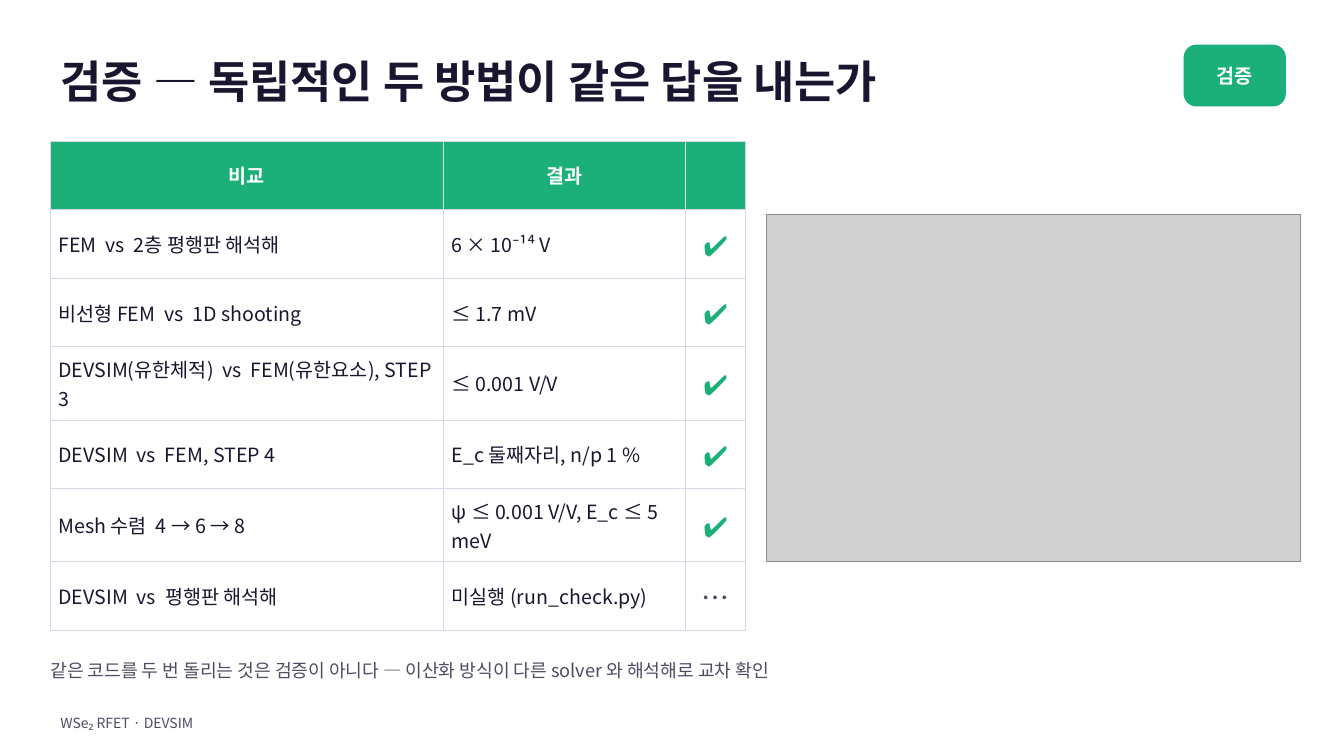
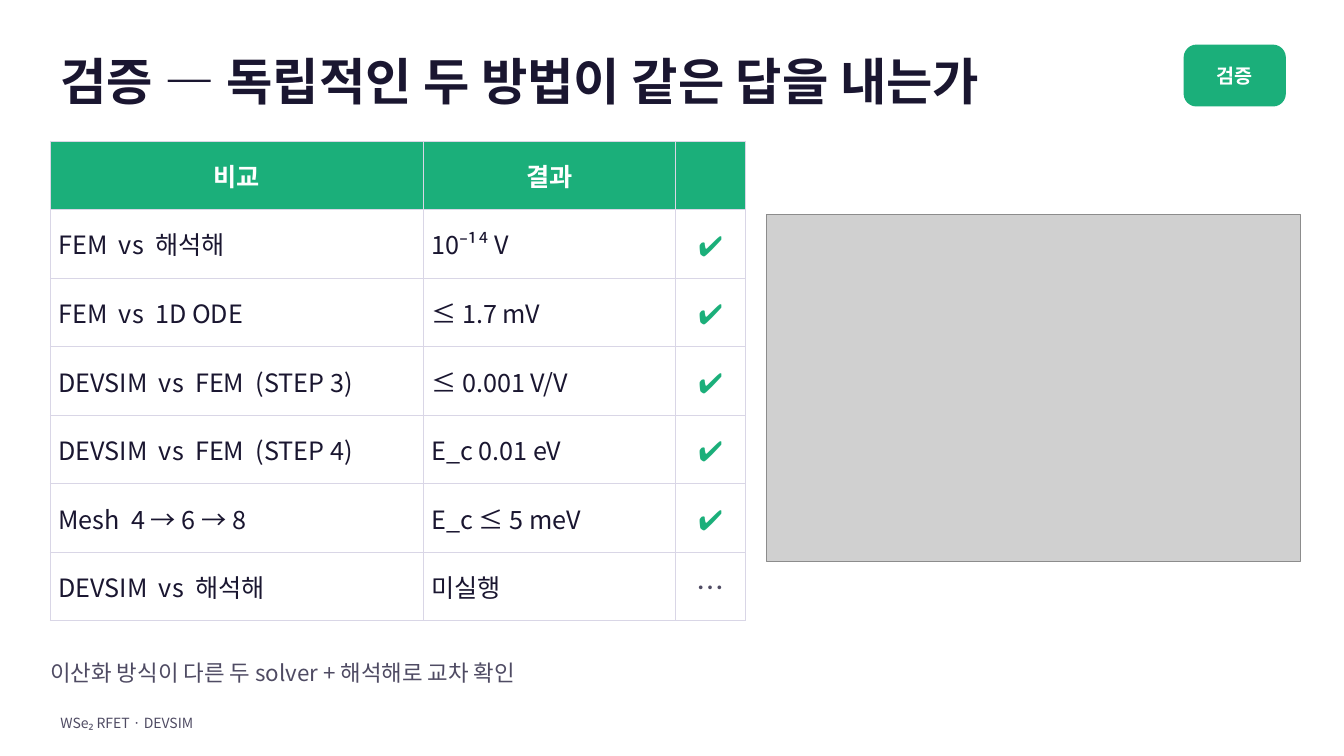
Before and after one commit to jiseonyang-9070/rfet, a slide deck: slide 16 of slides/WSe2_RFET_electrostatics.pptx. Drawn at 1344x756 pixels with LibreOffice and Linux fonts; fonts in the diff are those of the drawing; grey boxes stand for pictures. Boxes give left, top, right and bottom in pixels: in the first picture for what was removed or moved away, otherwise in the second. Text is boxed around its words. In the diff, an @@ line names an element or a change of style, - is before the commit and + after.

```diff
--- a/slides/WSe2_RFET_electrostatics.pptx
+++ b/slides/WSe2_RFET_electrostatics.pptx
@@ title "검증 — 독립적인 두 방법이 ..." at (60, 57, 979, 105): size 32 to 36 pt @@
@@ table at (50, 141, 746, 603) @@
-row 2, column 1: FEM vs 2층 평행판 해석해
+row 2, column 1: FEM vs 해석해
-row 2, column 2: 6 × 10⁻¹⁴ V
+row 2, column 2: 10⁻¹⁴ V
-row 3, column 1: 비선형 FEM vs 1D shooting
+row 3, column 1: FEM vs 1D ODE
-row 4, column 1: DEVSIM(유한체적) vs FEM(유한요소), STEP 3
+row 4, column 1: DEVSIM vs FEM (STEP 3)
-row 5, column 1: DEVSIM vs FEM, STEP 4
+row 5, column 1: DEVSIM vs FEM (STEP 4)
-row 5, column 2: E_c 둘째자리, n/p 1 %
+row 5, column 2: E_c 0.01 eV
-row 6, column 1: Mesh 수렴 4 → 6 → 8
+row 6, column 1: Mesh 4 → 6 → 8
-row 6, column 2: ψ ≤ 0.001 V/V, E_c ≤ 5 meV
+row 6, column 2: E_c ≤ 5 meV
-row 7, column 1: DEVSIM vs 평행판 해석해
+row 7, column 1: DEVSIM vs 해석해
-row 7, column 2: 미실행 (run_check.py)
+row 7, column 2: 미실행
@@ size 14 to 18 pt in "비교", "결과", "≤ 1.7 mV", "≤ 0.001 V/V" @@
@@ text at (50, 662, 515, 683): text changed; size 13 to 16 pt @@
-같은 코드를 두 번 돌리는 것은 검증이 아니다 — 이산화 방식이 다른 solver 와 해석해로 교차 확인
+이산화 방식이 다른 두 solver + 해석해로 교차 확인
```
Also in this commit, not shown: 17 other slides changed, 1 other file.
